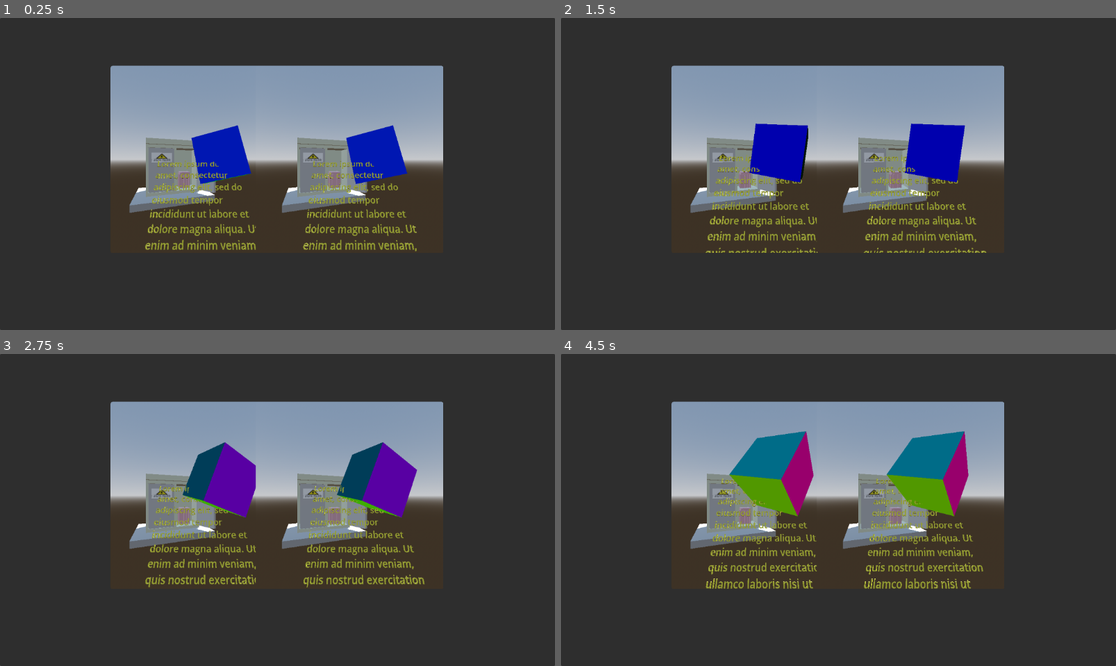
Above: before the commit, frames 1-4 (two rows, left to right).
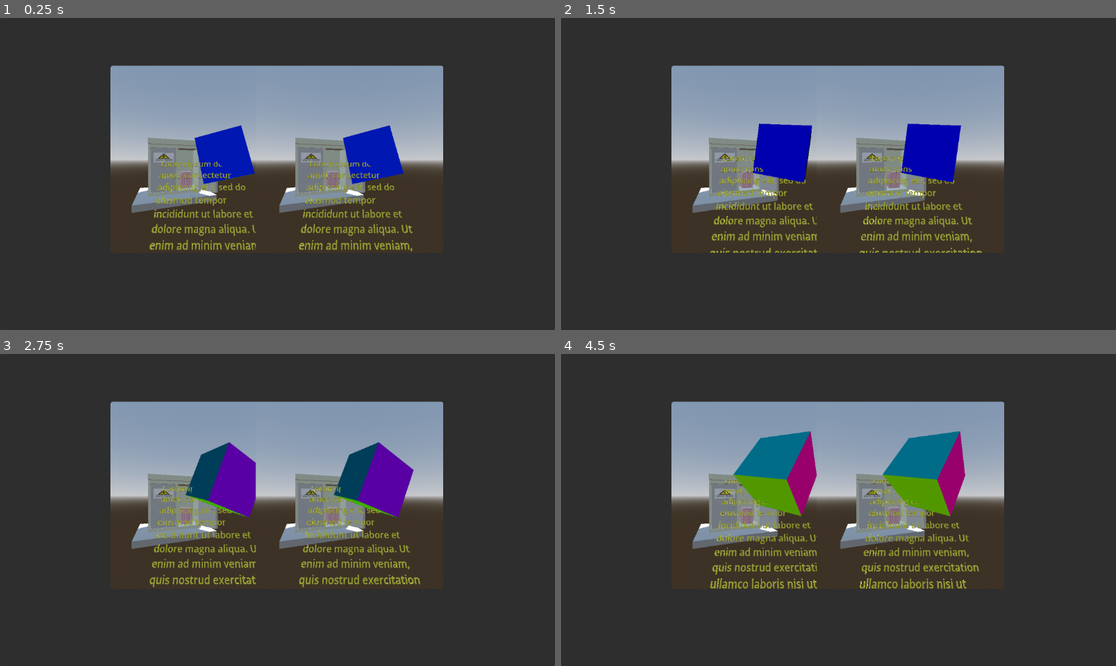
Above: after the commit, the same moments.

Repository: takuya-jazeera/VR_Godot_Jikken
Game: Godot game, scene res://Scenes/PostRender.tscn
Two runs of this game, one before a commit and one after it. Both use one fixed random seed, a clock stepped at 60 frames per second and the inputs below.
Inputs:
- Up to frame 1 (0.25 s): no input
- Up to frame 2 (1.5 s): no input
- Up to frame 3 (2.75 s): no input
- Up to frame 4 (4.5 s): no input

The runs differ from the first frame. In frame 1, 4.3% of the frame differs, in the area x 23-76%, y 34-75%; in frame 2, 4.1%; in frame 3, 4.8%; in frame 4, 5.3%, in the area x 23-77%, y 24-76%.

Commit message:
adjust eye distance

Diff:
--- a/Scenes/Main.tscn
+++ b/Scenes/Main.tscn
@@ -37,12 +37,12 @@
 [node name="ViewL" type="SubViewport" parent="."]
 
 [node name="CL" type="Camera3D" parent="ViewL"]
-transform = Transform3D(1, 0, 0, 0, 1, 0, 0, 0, 1, 0.1, 0, 0)
+transform = Transform3D(1, 0, 0, 0, 1, 0, 0, 0, 1, 0.031, 0, 0)
 
 [node name="ViewR" type="SubViewport" parent="."]
 
 [node name="CR" type="Camera3D" parent="ViewR"]
-transform = Transform3D(1, 0, 0, 0, 1, 0, 0, 0, 1, -0.1, 0, 0)
+transform = Transform3D(1, 0, 0, 0, 1, 0, 0, 0, 1, -0.031, 0, 0)
 
 [node name="MeshInstance3D" type="MeshInstance3D" parent="."]
 transform = Transform3D(1, 0, 0, 0, 1, 0, 0, 0, 1, 0, 0, -1.94876)
